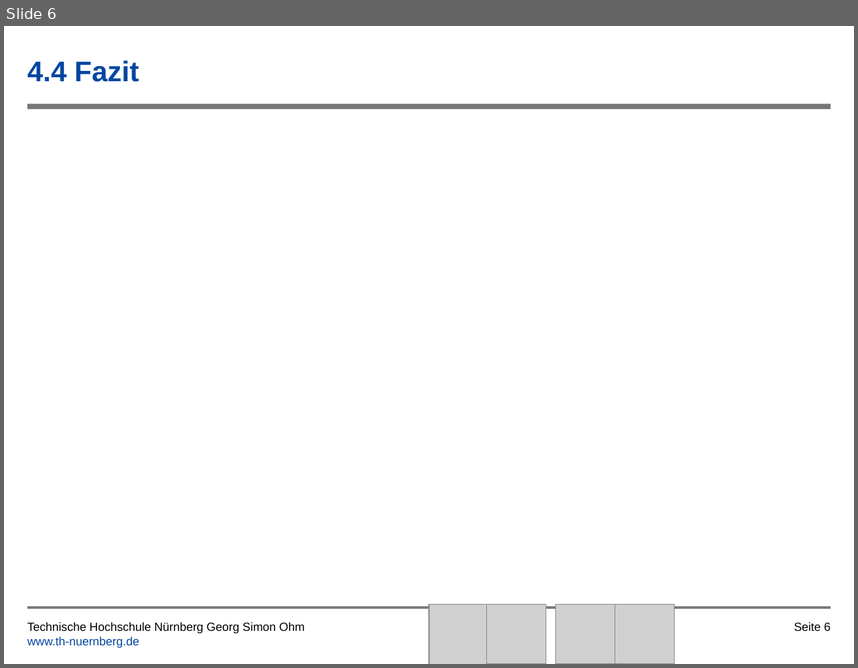
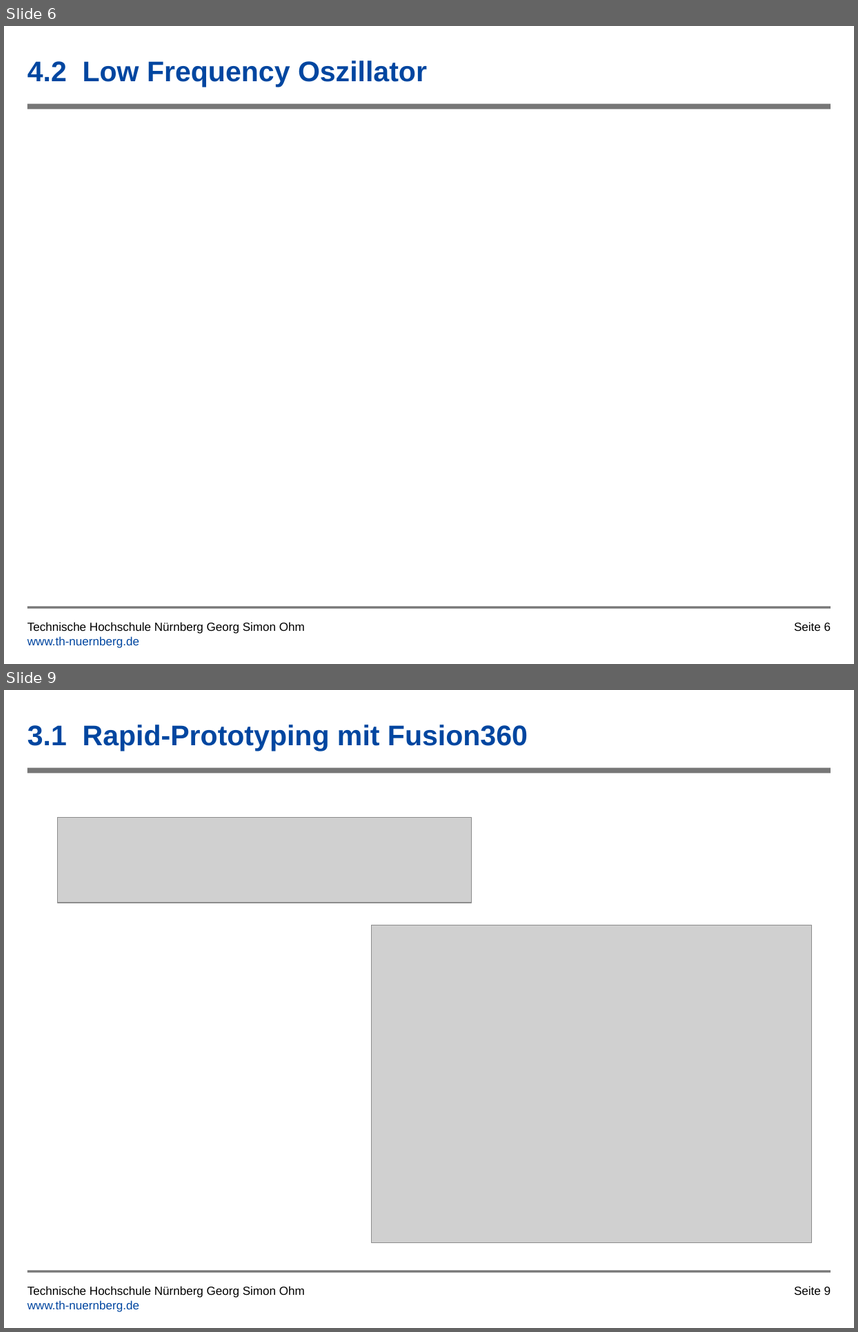
Before and after one commit to tsedlmeier/Synthesizer, a slide deck: Vortrag/Leiterplatte_als_Musikinstrument_Kirschner_Dilman.pptx. Shown one above the other, each under a label of ours: slide 6 before the commit, slides 6 and 9 after it; the slides between them are not shown. The pictures are 858x668 and 858x1332 pixels, drawn with LibreOffice and Linux fonts; fonts in the diff are those of the drawing; grey boxes stand for pictures; background and template pictures are left out. Boxes give left, top, right and bottom in pixels: in the first picture for what was removed or moved away, otherwise in the second. Text is boxed around its words. In the diff, an @@ line names an element or a change of style, - is before the commit and + after.

```diff
--- a/Vortrag/Leiterplatte_als_Musikinstrument_Kirschner_Dilman.pptx
+++ b/Vortrag/Leiterplatte_als_Musikinstrument_Kirschner_Dilman.pptx
@@ slide 9 added at (4,690,854,1328), background #FFFFFF; not listed: 2 template elements that a slide beside it also shows @@
@@ title added at (27,724,528,751), 24 pt, text #0046A0, bold @@
+3.1 Rapid-Prototyping mit Fusion360
@@ picture added at (58,818,472,903) @@
@@ picture added at (371,925,811,1243) @@
@@ text added at (27,1285,305,1312), 10 pt, text #000000 @@
+Technische Hochschule Nürnberg Georg Simon Ohm
+www.th-nuernberg.de
@@ page number added at (794,1285,831,1294), 10 pt, text #000000 @@
+Seite 9
@@ slide 6 changed as well @@
@@ title at (27,60,427,87): text changed @@
-4.4 Fazit
+4.2 Low Frequency Oszillator
@@ picture removed at (429,604,488,664) @@
@@ picture removed at (487,604,546,664) @@
@@ picture removed at (556,604,615,664) @@
@@ picture removed at (615,604,675,664) @@
```
Also in this commit, not shown: 3 other slides changed, 4 other slides added, 1 other file.
